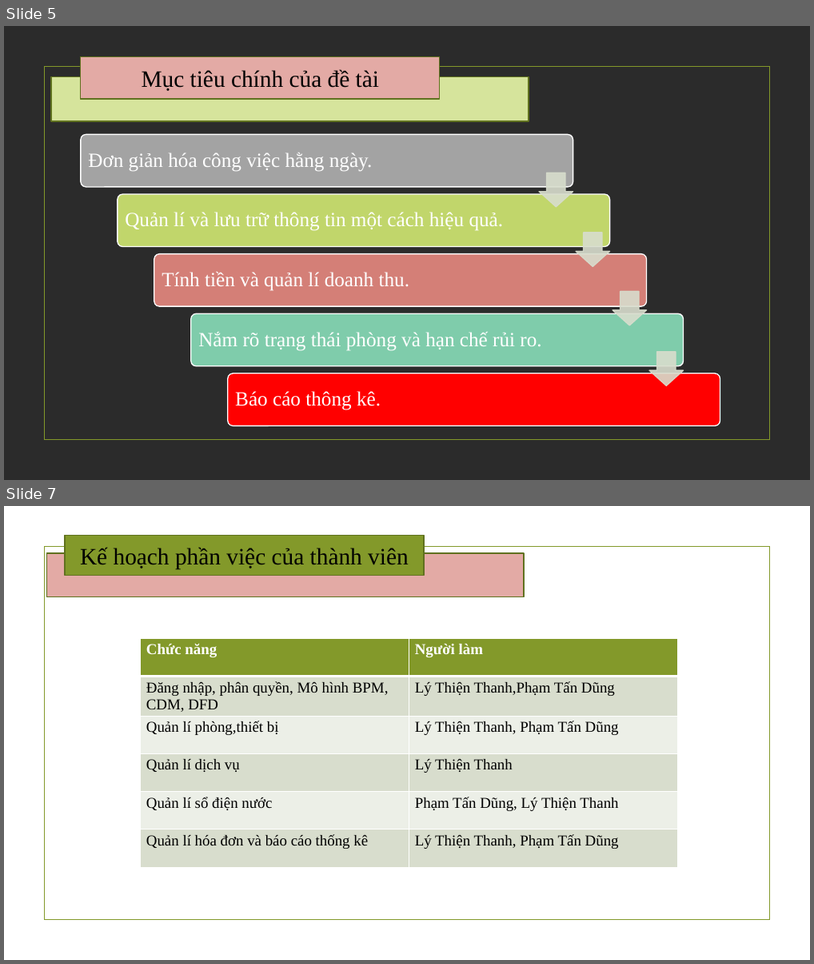
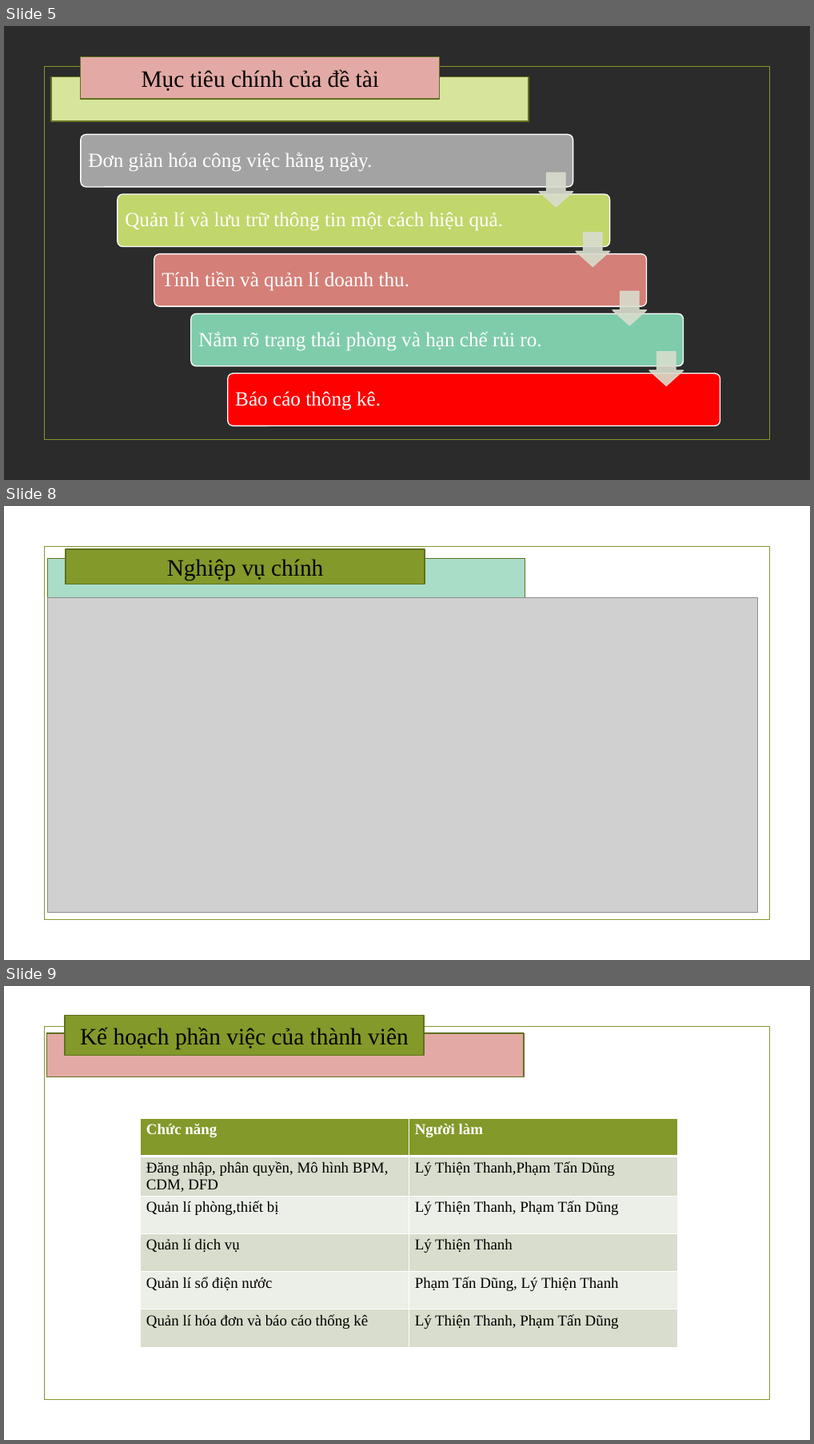
Before and after one commit to Nhom10-WindowNangCao-ThayDanh/DoAnWin, a slide deck: PP.pptx. Shown one above the other, each under a label of ours: slides 5 and 7 before the commit, slides 5, 8 and 9 after it; the slides between them are not shown. The pictures are 814x964 and 814x1444 pixels, drawn with LibreOffice and Linux fonts; fonts in the diff are those of the drawing; grey boxes stand for pictures; background and template pictures are left out; a plain dark background stands for a picture behind light text. Boxes give left, top, right and bottom in pixels: in the first picture for what was removed or moved away, otherwise in the second. Text is boxed around its words. In the diff, an @@ line names an element or a change of style, - is before the commit and + after.

```diff
--- a/PP.pptx
+++ b/PP.pptx
@@ slide 8 added at [4,506,810,960], background picture (left out); not listed: 1 template element that a slide beside it also shows @@
@@ rectangle added at [66,549,425,584], fill #83992A, outline #61711F 1.25 pt, 28 pt, text #000000 @@
+Nghiệp vụ chính
@@ rectangle added at [47,558,525,597], fill #A9DDC7, outline #61711F 1.25 pt @@
@@ picture added at [47,597,758,912] @@
@@ what was slide 7 is now slide 9 @@
```
Also in this commit, not shown: 1 slide changed, 1 other slide added.
